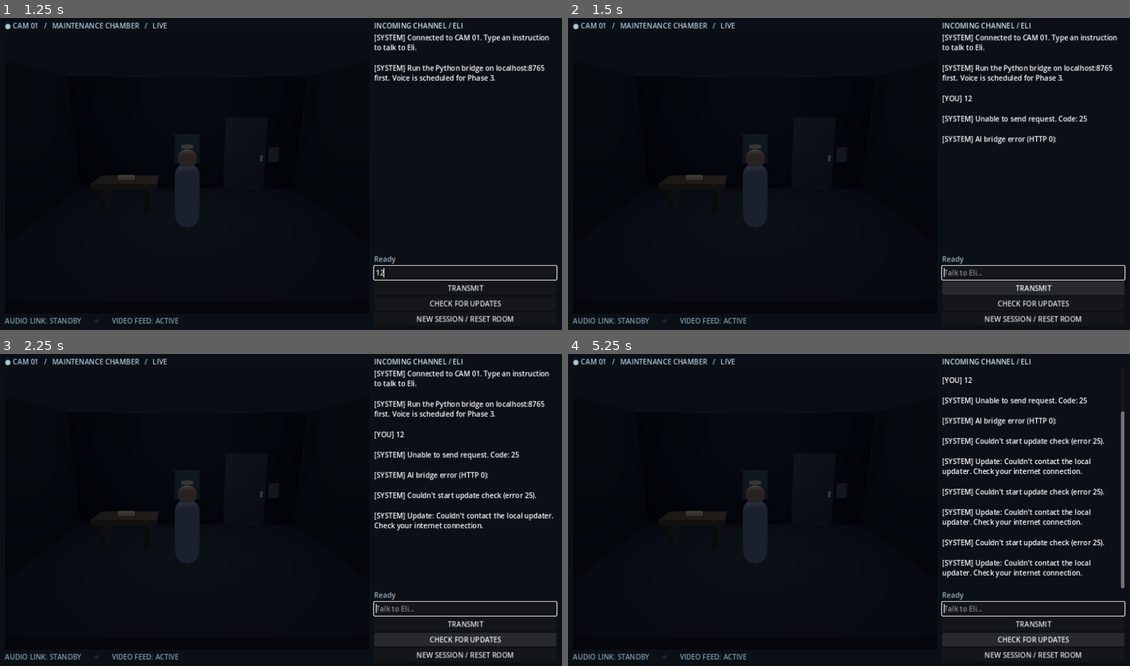
Above: before the commit, frames 1-4 (two rows, left to right).
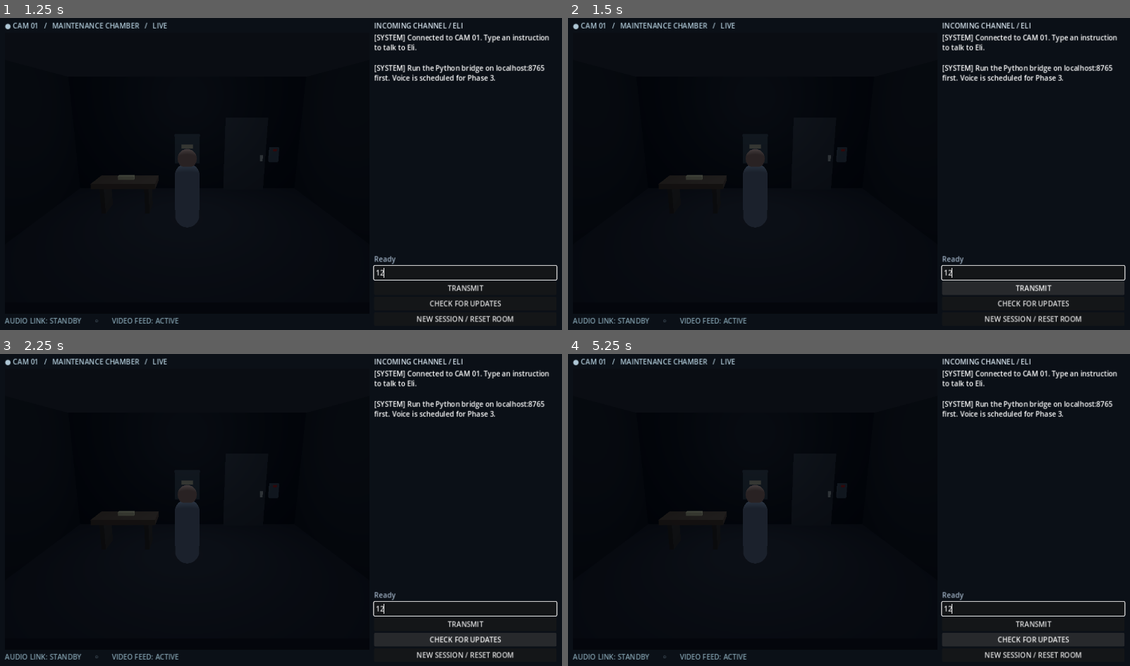
Above: after the commit, the same moments.

Repository: maloysius-wq/the-last-connection
Game: Godot game, scene res://scenes/Main.tscn
The game is run twice, just before and just after one commit, with the same random seed, the same clock (stepped at 60 frames per second) and the same inputs.
Inputs (mouse positions are in pixels of both pictures, inside the frame that each line leads up to):
- Up to frame 1 (1.25 s): click (466, 273) at 0.52 s; type "12" at 0.6 s
- Up to frame 2 (1.5 s): click "TRANSMIT" at 1.25 s
- Up to frame 3 (2.25 s): click "CHECK FOR UPDATES" at 2 s
- Up to frame 4 (5.25 s): click "TRANSMIT" at 2.75 s; click "CHECK FOR UPDATES" at 3.5 s; click "TRANSMIT" at 4.25 s; click "CHECK FOR UPDATES" at 5 s

Frame 1 is identical in both runs. In frame 2, 0.7% of the frame differs, in the area x 66-93%, y 24-84%; in frame 3, 1.7%; in frame 4, 4.9%, in the area x 66-99%, y 5-84%.

Commit message:
Reclaim terminal text focus after clicks and window switching while respecting update modal

Diff:
--- a/godot/scripts/main.gd
+++ b/godot/scripts/main.gd
@@ -113,6 +113,7 @@
     input = LineEdit.new()
     input.placeholder_text = "Talk to Eli..."
     input.text_submitted.connect(_submit)
+    input.focus_exited.connect(_on_input_focus_exited)
     right.add_child(input)
     send_button = Button.new()
     send_button.text = "TRANSMIT"
@@ -199,6 +200,18 @@
     status.text = "Ready"
     send_button.disabled = false
     call_deferred("_restore_input_focus")
+
+
+func _on_input_focus_exited() -> void:
+    # The chat is the only primary text editor in this terminal. A click on
+    # TRANSMIT, the camera feed or empty interface must not strand typing focus.
+    # Defer until the mouse event completes, leaving modal dialogs alone.
+    call_deferred("_restore_input_focus")
+
+
+func _notification(what: int) -> void:
+    if what == NOTIFICATION_WM_WINDOW_FOCUS_IN:
+        call_deferred("_restore_input_focus")
 
 
 func _restore_input_focus() -> void:
